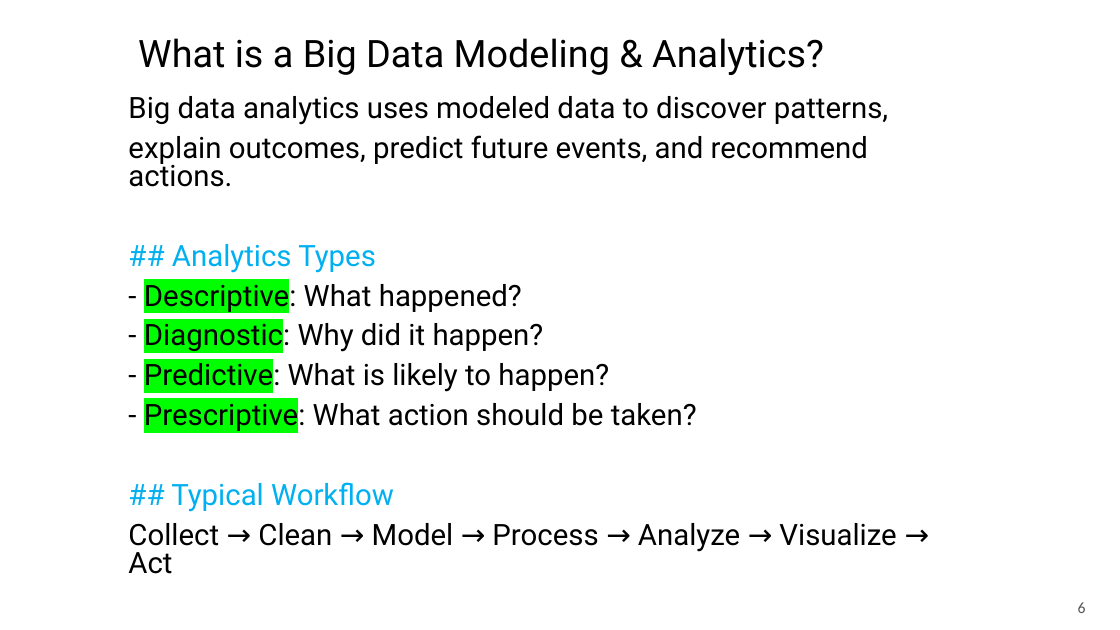
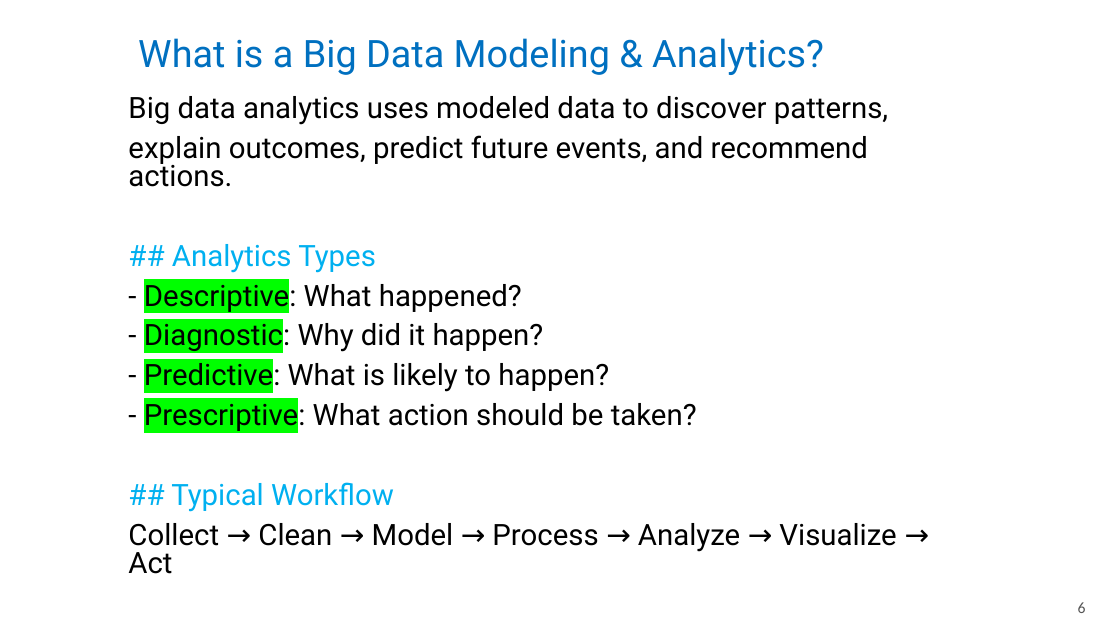
Before and after one commit to mahmoudparsian/big-data-modeling, a slide deck: slide 6 of course_information/COURSE_OUTLINE_10_WEEKS.pptx. Drawn at 1120x630 pixels with LibreOffice and Linux fonts; fonts in the diff are those of the drawing; background and template pictures are left out. Boxes give left, top, right and bottom in pixels: in the first picture for what was removed or moved away, otherwise in the second. Text is boxed around its words. In the diff, an @@ line names an element or a change of style, - is before the commit and + after.

```diff
--- a/course_information/COURSE_OUTLINE_10_WEEKS.pptx
+++ b/course_information/COURSE_OUTLINE_10_WEEKS.pptx
@@ title "What is a Big Data ..." at bbox=[138, 38, 824, 75]: text colour #000000 to #0070C0 @@
```
Also in this commit, not shown: 8 other slides changed, 1 other file.
